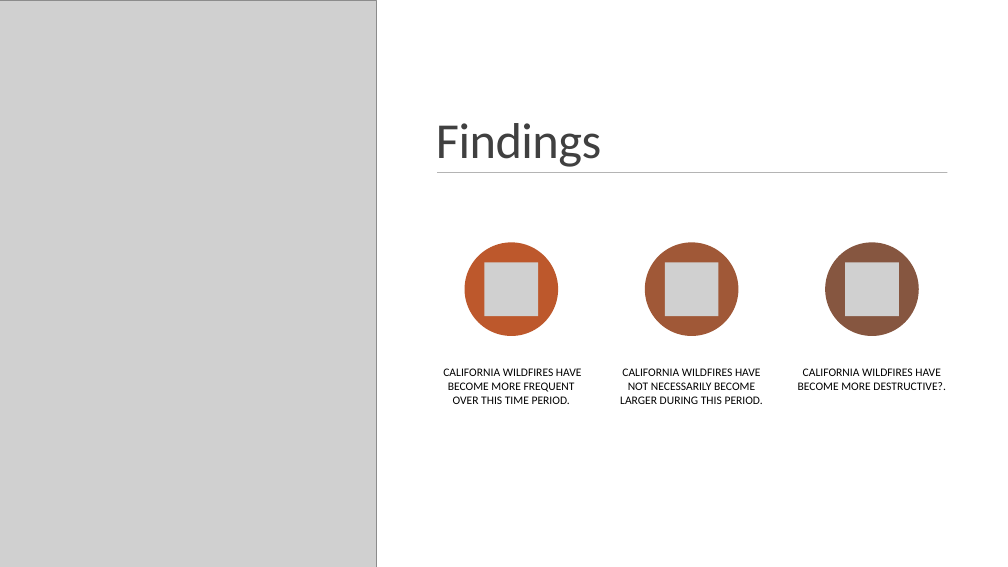
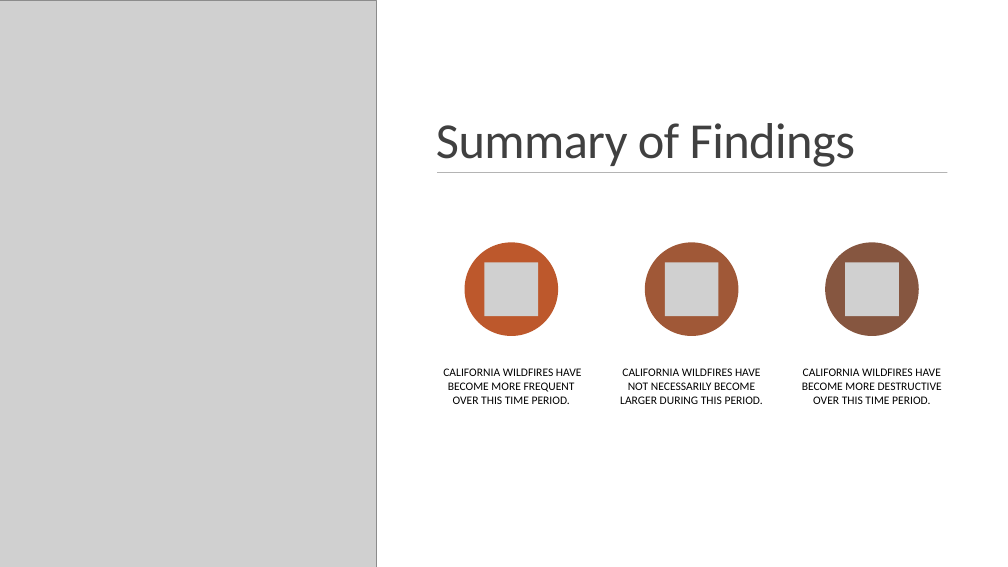
Before and after one commit to MThorpester/California-Wildfires, a slide deck: slide 6 of Margaret/Project Docs/CA Wildfire Dashboard Pres.pptx. Drawn at 1008x567 pixels with LibreOffice and Linux fonts; fonts in the diff are those of the drawing; grey boxes stand for pictures. Boxes give left, top, right and bottom in pixels: in the first picture for what was removed or moved away, otherwise in the second. Text is boxed around its words. In the diff, an @@ line names an element or a change of style, - is before the commit and + after.

```diff
--- a/Margaret/Project Docs/CA Wildfire Dashboard Pres.pptx
+++ b/Margaret/Project Docs/CA Wildfire Dashboard Pres.pptx
@@ title at (x1=436, y1=123, x2=855, y2=167): text changed @@
-Findings
+Summary of Findings
@@ text at (x1=802, y1=368, x2=942, y2=404): text changed @@
-CALIFORNIA WILDFIRES HAVE BECOME MORE DESTRUCTIVE?.
+CALIFORNIA WILDFIRES HAVE BECOME MORE DESTRUCTIVE OVER THIS TIME PERIOD.
```
Also in this commit, not shown: 8 other slides changed, 1 slide removed, 8 other files.
